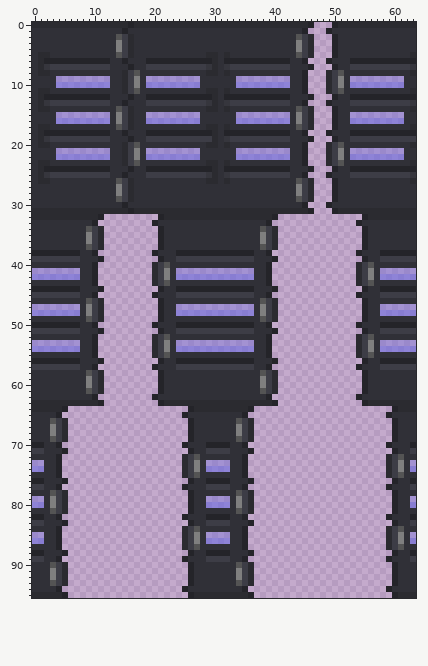
Edited in one commit: sprite sheet (Resources/Textures/TS/Structures/Doors/Glass/marine-medic.rsi/opening.png). The picture above is the old version.
The file is 64x96 pixels.
After:
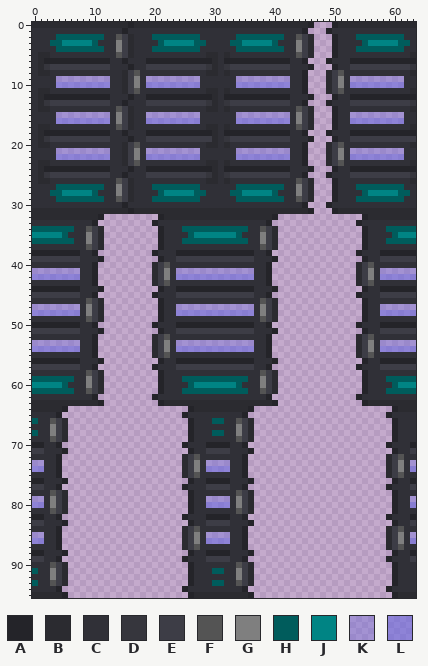
Palette (. is transparent): A #242429  B #2b2b30  C #303037  D #36363d  E #3d3d46  F #545454  G #7f7f7f  H #005c5c  J #008484  K #6868de5b  L #6868de96
The exact change:
@@ x 0..63 @@
  1 CCCCCCCCCCCCCCCACCCCCCCCCCCCCCCCCCCCCCCCCCCCCA...ACCCCCCCCCCCCCC
- 2 CCCCCCCCCCCCCCFEBCCCCCCCCCCCCCCCCCCCCCCCCCCCFEB...ACCCCCCCCCCCCC
- 3 CCCCCCCCCCCCCCGEBCCCCCCCCCCCCCCCCCCCCCCCCCCCGEB...ACCCCCCCCCCCCC
- 4 CCCCCCCCCCCCCCGEBCCCCCCCCCCCCCCCCCCCCCCCCCCCGEB...ACCCCCCCCCCCCC
+ 2 CCCCHHHHHHHHCCFEBCCCHHHHHHHHCCCCCCHHHHHHHHCCFEB...ACCCHHHHHHHHCC
+ 3 CCCHHJJJJJHCCCGEBCCCCHJJJJJHHCCCCHHJJJJJHCCCGEB...ACCCCHJJJJJHHC
+ 4 CCCCHHHHHHHHCCGEBCCCHHHHHHHHCCCCCCHHHHHHHHCCGEB...ACCCHHHHHHHHCC
  5 CBBCCCCCCCCCCCFEBCCCCCCCCCCCCBBCBCCCCCCCCCCCFEB...ACCCCCCCCCCCCB
@@ x 0..63 @@
 26 CBBCCCCCCCCCCCFEBCCCCCCCCCCCCBBCBCCCCCCCCCCCFEB...ACCCCCCCCCCCCB
-27 CCCCCCCCCCCCCCGEBCCCCCCCCCCCCCCCCCCCCCCCCCCCGEB...ACCCCCCCCCCCCC
-28 CCCCCCCCCCCCCCGEBCCCCCCCCCCCCCCCCCCCCCCCCCCCGEB...ACCCCCCCCCCCCC
-29 CCCCCCCCCCCCCCFEBCCCCCCCCCCCCCCCCCCCCCCCCCCCFEB...ACCCCCCCCCCCCC
+27 CCCCHHHHHHHHCCGEBCCCHHHHHHHHCCCCCCHHHHHHHHCCGEB...ACCCHHHHHHHHCC
+28 CCCHHJJJJJHCCCGEBCCCCHJJJJJHHCCCCHHJJJJJHCCCGEB...ACCCCHJJJJJHHC
+29 CCCCHHHHHHHHCCFEBCCCHHHHHHHHCCCCCCHHHHHHHHCCFEB...ACCCHHHHHHHHCC
 30 CCCCCCCCCCCCCCCACCCCCCCCCCCCCCCCCCCCCCCCCCCCCA...ACCCCCCCCCCCCCC
@@ x 0..63 @@
 33 CCCCCCCCCCA.........ACCCCCCCCCCCCCCCCCCA..............ACCCCCCCCC
-34 CCCCCCCCCFEB.........ACCCCCCCCCCCCCCCCFEB..............ACCCCCCCC
-35 CCCCCCCCCGEB.........ACCCCCCCCCCCCCCCCGEB..............ACCCCCCCC
-36 CCCCCCCCCGEB.........ACCCCCCCCCCCCCCCCGEB..............ACCCCCCCC
+34 HHHHHHHCCFEB.........ACCCHHHHHHHHHHHCCFEB..............ACCCHHHHH
+35 JJJJJHCCCGEB.........ACCCCHJJJJJJJHCCCGEB..............ACCCCHJJJ
+36 HHHHHHHCCGEB.........ACCCHHHHHHHHHHHCCGEB..............ACCCHHHHH
 37 CCCCCCCCCFEB.........ACCCCCCCCCCCCCCCCFEB..............ACCCCCCCC
@@ x 0..63 @@
 58 CCCCCCCCCFEB.........ACCCCCCCCCCCCCCCCFEB..............ACCCCCCCC
-59 CCCCCCCCCGEB.........ACCCCCCCCCCCCCCCCGEB..............ACCCCCCCC
-60 CCCCCCCCCGEB.........ACCCCCCCCCCCCCCCCGEB..............ACCCCCCCC
-61 CCCCCCCCCFEB.........ACCCCCCCCCCCCCCCCFEB..............ACCCCCCCC
+59 HHHHHHHCCGEB.........ACCCHHHHHHHHHHHCCGEB..............ACCCHHHHH
+60 JJJJJHCCCGEB.........ACCCCHJJJJJJJHCCCGEB..............ACCCCHJJJ
+61 HHHHHHHCCFEB.........ACCCHHHHHHHHHHHCCFEB..............ACCCHHHHH
 62 CCCCCCCCCCA.........ACCCCCCCCCCCCCCCCCCA..............ACCCCCCCCC
@@ x 0..33 @@
 65 CCCCA....................ACCCCCCCC
-66 CCCFEB....................ACCCCCCC
+66 HCCFEB....................ACCCHHCC
 67 CCCGEB....................ACCCCCCC
-68 CCCGEB....................ACCCCCCC
+68 HCCGEB....................ACCCHHCC
 69 CCCFEB....................ACCCCCCC
@@ x 0..33 @@
 90 CCCFEB....................ACCCCCCC
-91 CCCGEB....................ACCCCCCC
+91 HCCGEB....................ACCCHHCC
 92 CCCGEB....................ACCCCCCC
-93 CCCFEB....................ACCCCCCC
+93 HCCFEB....................ACCCHHCC
 94 CCCCA....................ACCCCCCCC
